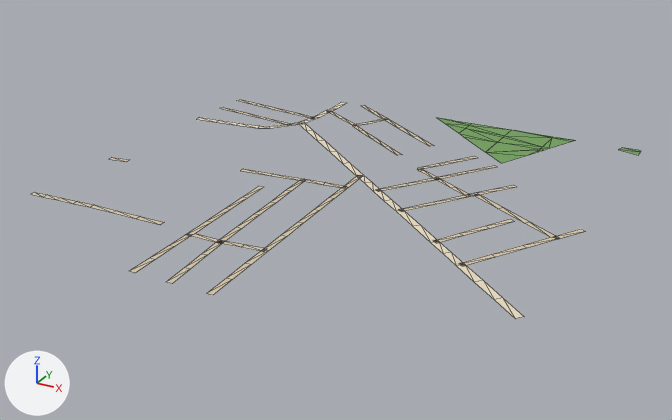
One commit to the glTF model public/assets/bengaluru-region-v1/tiles/t-5_-34-l1.glb: the scene before it, then after it.
Rendered twice from a 50 mm lens placed at (-1827.0, -17517.0, 356.0), pointed at (-2244.0, -16759.0, -23.0). Every picture has the same lights, and +X, +Y and +Z are marked at lower left. The older version comes first. Mesh edges are drawn as thin lines.

Names of what the first picture shows: 'ground'.
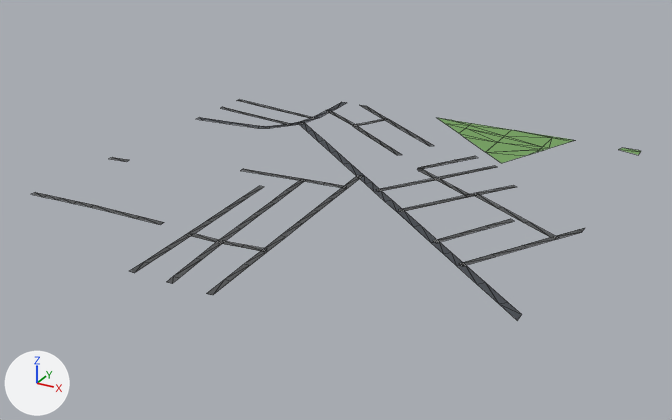
Edits to the bpy script that builds the scene:
```text
Change me_ground:
    used by ob_ground; location = (-2500.0, -17000.0, 0.0)
    verts and faces of me_ground; kept vertices keep their numbers, new ones are numbered from 311
    before: 0 (480.0, 234.0, 1.0) at pixel (552, 236), 2 (497.0, 263.0, 1.0) at pixel (581, 228), 3 (503.0, 260.0, 1.0) at pixel (585, 231)
    before: 191 (455.0, 126.0, 1.0) at pixel (483, 280), 192 (450.0, 120.0, 1.0) at pixel (474, 282), 193 (479.0, 106.0, 1.0) at pixel (502, 297), 194 (474.0, 100.0, 1.0) at pixel (494, 299), 195 (503.0, 86.0, 1.0) at pixel (524, 316)
    before: 196 (497.0, 80.0, 1.0) at pixel (515, 318)
    remove me_ground.from_pydata(...)  # 311 vertices, 272 faces; spans x 0.0..503.0, y 0.0..502.0, z 1.0
    add me_ground.from_pydata(...)  # 319 vertices, 280 faces; spans x 0.0..500.0, y 0.0..500.0, z 1.0
    me_ground part 1
    add delete_vertices([2])  # with the faces that use them
    add verts[3] = (500.0, 256.0, 1.0)  # moved, pixel (581, 232)
    add verts[318] = (500.0, 257.0, 1.0)  # pixel (582, 231)
    add verts[319] = (495.0, 259.0, 1.0)  # pixel (577, 229)
    add verts[320] = (500.0, 267.0, 1.0)  # pixel (585, 227)
    add faces += [(0, 3, 318), (0, 318, 319), (318, 320, 319)]
    me_ground part 2
    10 vertices are removed from x 30.0..277.0, y 27.0..502.0, z 1.0
    22 faces are deleted
    20 vertices move from x 27.0..275.0, y 55.0..484.0, z 1.0 to x 8.0..275.0, y 47.0..484.0, z 1.0
    16 vertices are added at x 5.0..277.0, y 11.0..500.0, z 1.0
    28 new faces join them
    me_ground part 3
    add delete_vertices([*range(193, 197)])  # with the faces that use them
    add verts[192] = (453.0, 117.0, 1.0)  # moved, pixel (476, 284)
    add verts[191] = (458.0, 124.0, 1.0)  # moved, pixel (485, 282)
    add verts[322] = (479.0, 95.0, 1.0)  # pixel (498, 303)
    add verts[323] = (484.0, 101.0, 1.0)  # pixel (507, 302)
    add verts[324] = (500.0, 88.0, 1.0)  # pixel (521, 314)
    add verts[325] = (500.0, 78.0, 1.0)  # pixel (517, 320)
    add faces += [(191, 192, 322), (191, 322, 323), (322, 324, 323), (322, 325, 324)]
    me_ground part 4: 201 kept faces spanning x 0.0..500.0, y 47.0..484.0, z 1.0 get new vertex colours; the middle colour goes from beige #d7c9ae to dark grey #535556
```

Changed parts and their boxes (x1, y1, x2, y2) in the pictures (672 x 420 px; the box of a moved part takes in the faces that stretch with it):
'ground', reshaped: before (32, 100, 641, 318); after (32, 100, 641, 320)
part 1 of me_ground, reshaped: before (555, 229, 585, 238); after (555, 228, 585, 238)
part 2 of me_ground, moved or reshaped: (129, 100, 388, 295) in both
part 3 of me_ground, moved or reshaped: before (457, 264, 524, 318); after (457, 264, 522, 320)
part 4 of me_ground, recoloured: (32, 107, 581, 282) in both
